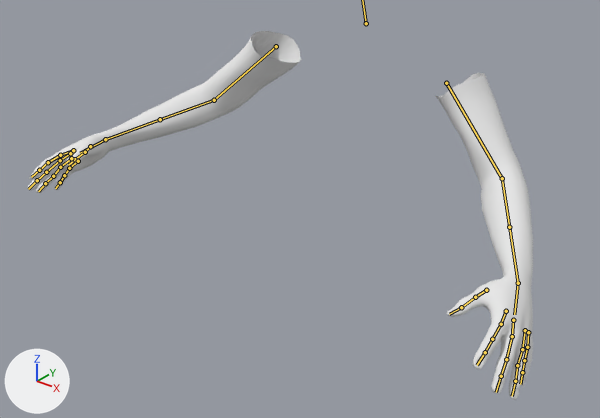
A saved change to the Blender file Blender/Arms_Animation_01.blend.
Before and after are seen from a 50 mm camera at (0.959, -1.4, 1.894) aimed at (0.032, -0.241, 1.175). The axes (+X, +Y, +Z) are drawn at lower left. The lights are the same throughout. The bones that bend it are drawn over the model as lines.

Names of what the first picture shows: 'you-base.001'.
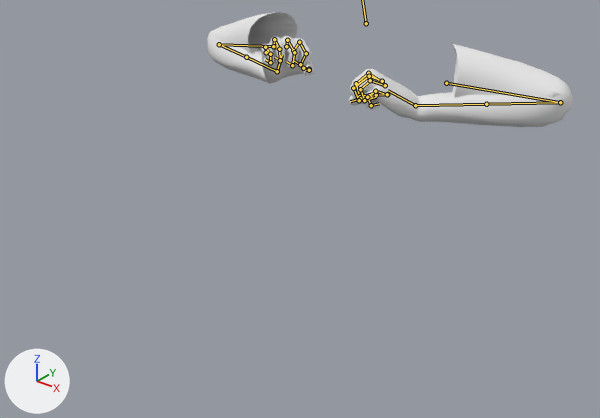
The newer file adds an action. The first version stands in its rest pose; the second is drawn at frame 26 of the action 'CastChargeLoop'.

The change in detail:
Bone 'hand.R' (bone_hand_r) turns from (0, 0, 0) to (-79, -34, 48) degrees about its own x, y and z.
Bone 'f_index.01.R' (bone_f_index_01_r) turns from (0, 0, 0) to (68, -11, -12) degrees about its own x, y and z.
Bone 'f_index.02.R' (bone_f_index_02_r) turns from (0, 0, 0) to (64, -21, -6) degrees about its own x, y and z.
Bone 'f_index.03.R' (bone_f_index_03_r) turns from (0, 0, 0) to (82, -3, 21) degrees about its own x, y and z.
Bone 'thumb.01.R' (bone_thumb_01_r) turns from (0, 0, 0) to (12, -2, -6) degrees about its own x, y and z.
Bone 'thumb.02.R' (bone_thumb_02_r) turns from (0, 0, 0) to (32, 3, -5) degrees about its own x, y and z.
Bone 'thumb.03.R' (bone_thumb_03_r) turns from (0, 0, 0) to (18, -14, 5) degrees about its own x, y and z.
Bone 'f_middle.01.R' (bone_f_middle_01_r) turns from (0, 0, 0) to (66, -12, -12) degrees about its own x, y and z.
Bone 'f_middle.02.R' (bone_f_middle_02_r) turns from (0, 0, 0) to (69, -20, -5) degrees about its own x, y and z.
Bone 'f_middle.03.R' (bone_f_middle_03_r) turns from (0, 0, 0) to (84, -5, 21) degrees about its own x, y and z.
Bone 'f_ring.01.R' (bone_f_ring_01_r) turns from (0, 0, 0) to (66, -14, -10) degrees about its own x, y and z.
Bone 'f_ring.02.R' (bone_f_ring_02_r) turns from (0, 0, 0) to (71, -18, -7) degrees about its own x, y and z.
Bone 'f_ring.03.R' (bone_f_ring_03_r) turns from (0, 0, 0) to (86, -5, 21) degrees about its own x, y and z.
Bone 'f_pinky.01.R' (bone_f_pinky_01_r) turns from (0, 0, 0) to (66, -14, -10) degrees about its own x, y and z.
Bone 'f_pinky.02.R' (bone_f_pinky_02_r) turns from (0, 0, 0) to (71, -19, -6) degrees about its own x, y and z.
Bone 'f_pinky.03.R' (bone_f_pinky_03_r) turns from (0, 0, 0) to (90, -5, 20) degrees about its own x, y and z.
Bone 'hand.L' (bone_hand_l) turns from (0, 0, 0) to (-64, 27, -43) degrees about its own x, y and z.
Bone 'f_index.01.L' (bone_f_index_01_l) turns from (0, 0, 0) to (68, 11, 12) degrees about its own x, y and z.
Bone 'f_index.02.L' (bone_f_index_02_l) turns from (0, 0, 0) to (64, 21, 6) degrees about its own x, y and z.
Bone 'f_index.03.L' (bone_f_index_03_l) turns from (0, 0, 0) to (82, 3, -21) degrees about its own x, y and z.
Bone 'thumb.01.L' (bone_thumb_01_l) turns from (0, 0, 0) to (12, 2, 6) degrees about its own x, y and z.
Bone 'thumb.02.L' (bone_thumb_02_l) turns from (0, 0, 0) to (32, -3, 5) degrees about its own x, y and z.
Bone 'thumb.03.L' (bone_thumb_03_l) turns from (0, 0, 0) to (18, 14, -5) degrees about its own x, y and z.
Bone 'f_middle.01.L' (bone_f_middle_01_l) turns from (0, 0, 0) to (66, 12, 12) degrees about its own x, y and z.
Bone 'f_middle.02.L' (bone_f_middle_02_l) turns from (0, 0, 0) to (69, 20, 5) degrees about its own x, y and z.
Bone 'f_middle.03.L' (bone_f_middle_03_l) turns from (0, 0, 0) to (84, 5, -21) degrees about its own x, y and z.
Bone 'f_ring.01.L' (bone_f_ring_01_l) turns from (0, 0, 0) to (66, 14, 10) degrees about its own x, y and z.
Bone 'f_ring.02.L' (bone_f_ring_02_l) turns from (0, 0, 0) to (71, 18, 7) degrees about its own x, y and z.
Bone 'f_ring.03.L' (bone_f_ring_03_l) turns from (0, 0, 0) to (86, 5, -21) degrees about its own x, y and z.
Bone 'f_pinky.01.L' (bone_f_pinky_01_l) turns from (0, 0, 0) to (66, 14, 10) degrees about its own x, y and z.
Bone 'f_pinky.02.L' (bone_f_pinky_02_l) turns from (0, 0, 0) to (71, 19, 6) degrees about its own x, y and z.
Bone 'f_pinky.03.L' (bone_f_pinky_03_l) turns from (0, 0, 0) to (90, 5, -20) degrees about its own x, y and z.
Bone 'IK.R' (bone_ik_r) moves from (0.0, 0.0, 0.0) to (0.395, -0.068, 0.176).
Bone 'Elbow.R' (bone_elbow_r) moves from (0.0, 0.0, 0.0) to (-0.013, 0.006, 0.038).
Bone 'IK.L' (bone_ik_l) moves from (0.0, 0.0, 0.0) to (-0.39, -0.063, 0.172).
Bone 'Elbow.L' (bone_elbow_l) moves from (0.0, 0.0, 0.0) to (0.013, 0.006, 0.038).

Location of each change, [x1, y1, x2, y2] in pixels of the pictures (600 x 418 px):
'you-base.001', posed (28% narrower, 69% shorter)
    before: [27, 31, 533, 400]
    after: [207, 12, 573, 127]
bone 'hand.R', root to tip
    before: (105, 139) to (80, 153)
    after: (277, 71) to (282, 55)
bone 'f_index.01.R', root to tip
    before: (60, 155) to (48, 162)
    after: (299, 42) to (306, 53)
bone 'f_index.02.R', root to tip
    before: (48, 162) to (39, 170)
    after: (306, 53) to (300, 64)
bone 'f_index.03.R', root to tip
    before: (39, 170) to (31, 177)
    after: (300, 64) to (293, 60)
bone 'thumb.01.R', root to tip
    before: (90, 146) to (85, 152)
    after: (303, 68) to (309, 69)
bone 'thumb.02.R', root to tip
    before: (85, 152) to (75, 159)
    after: (309, 69) to (309, 70)
bone 'thumb.03.R', root to tip
    before: (75, 159) to (68, 165)
    after: (309, 70) to (305, 70)
bone 'f_middle.01.R', root to tip
    before: (60, 160) to (46, 172)
    after: (287, 40) to (294, 52)
bone 'f_middle.02.R', root to tip
    before: (46, 172) to (37, 180)
    after: (294, 52) to (292, 65)
bone 'f_middle.03.R', root to tip
    before: (37, 180) to (28, 189)
    after: (292, 65) to (286, 61)
bone 'f_ring.01.R', root to tip
    before: (60, 167) to (53, 176)
    after: (274, 39) to (279, 49)
bone 'f_ring.02.R', root to tip
    before: (53, 176) to (45, 183)
    after: (279, 49) to (280, 60)
bone 'f_ring.03.R', root to tip
    before: (45, 183) to (38, 191)
    after: (280, 60) to (275, 57)
bone 'f_pinky.01.R', root to tip
    before: (69, 168) to (64, 175)
    after: (265, 47) to (270, 54)
bone 'f_pinky.02.R', root to tip
    before: (64, 175) to (60, 182)
    after: (270, 54) to (270, 62)
bone 'f_pinky.03.R', root to tip
    before: (60, 182) to (55, 188)
    after: (270, 62) to (265, 59)
bone 'hand.L', root to tip
    before: (518, 283) to (514, 314)
    after: (415, 105) to (388, 90)
bone 'f_index.01.L', root to tip
    before: (501, 324) to (492, 339)
    after: (368, 73) to (356, 83)
bone 'f_index.02.L', root to tip
    before: (492, 339) to (485, 352)
    after: (356, 83) to (359, 96)
bone 'f_index.03.L', root to tip
    before: (485, 352) to (477, 365)
    after: (359, 96) to (371, 94)
bone 'thumb.01.L', root to tip
    before: (486, 290) to (475, 297)
    after: (387, 94) to (376, 95)
bone 'thumb.02.L', root to tip
    before: (475, 297) to (461, 307)
    after: (376, 95) to (360, 98)
bone 'thumb.03.L', root to tip
    before: (461, 307) to (449, 314)
    after: (360, 98) to (350, 101)
bone 'f_middle.01.L', root to tip
    before: (512, 336) to (506, 359)
    after: (369, 76) to (353, 88)
bone 'f_middle.02.L', root to tip
    before: (506, 359) to (501, 376)
    after: (353, 88) to (359, 100)
bone 'f_middle.03.L', root to tip
    before: (501, 376) to (496, 392)
    after: (359, 100) to (372, 97)
bone 'f_ring.01.L', root to tip
    before: (522, 349) to (517, 365)
    after: (370, 80) to (360, 89)
bone 'f_ring.02.L', root to tip
    before: (517, 365) to (515, 381)
    after: (360, 89) to (364, 100)
bone 'f_ring.03.L', root to tip
    before: (515, 381) to (512, 396)
    after: (364, 100) to (376, 97)
bone 'f_pinky.01.L', root to tip
    before: (527, 347) to (524, 360)
    after: (375, 91) to (367, 97)
bone 'f_pinky.02.L', root to tip
    before: (524, 360) to (522, 372)
    after: (367, 97) to (371, 105)
bone 'f_pinky.03.L', root to tip
    before: (522, 372) to (520, 384)
    after: (371, 105) to (379, 103)
